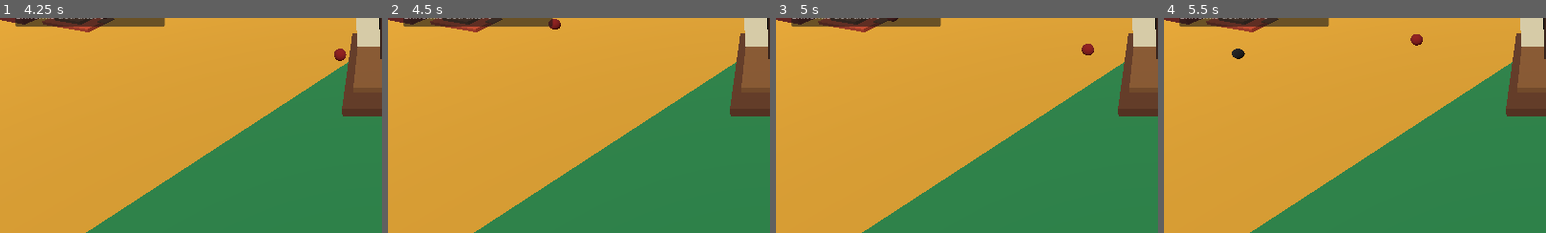
Above: before the commit, frames 1-4 (left to right).
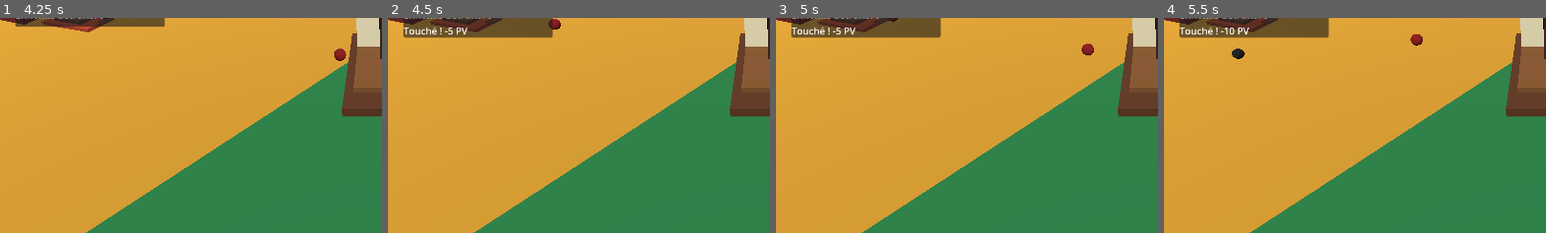
Above: after the commit, the same moments.

Repository: blou132/jeux-pirate
Game: Godot game, scene res://scenes/world/World.tscn
Two runs of this game, one before a commit and one after it. Both use one fixed random seed, a clock stepped at 60 frames per second and the inputs below.
Inputs (mouse positions are % of the whole screen's width and height, from its top left):
- Up to frame 1 (4.25 s): tap Enter at 0.5 s; move the mouse to (72, 45) at 0.52 s; hold D 0.53-1.25 s; hold Z 0.53-1.25 s; click (72, 45) at 0.67 s; drag from (30, 55) to (45, 70) at 1.27 s; move the mouse to (60, 28) at 2.02 s; hold D 2.03-2.75 s; tap E at 2.1 s; tap Space at 2.75 s; drag from (45, 70) to (20, 35) at 2.77 s; move the mouse to (80, 65) at 3.52 s; hold A from 3.53 s (still down); hold Q from 3.53 s (still down)
- Up to frame 2 (4.5 s): release A at 4.25 s; release Q at 4.25 s; drag from (20, 35) to (35, 25) at 4.27 s
- Up to frame 3 (5 s): no input
- Up to frame 4 (5.5 s): move the mouse to (55, 50) at 5.02 s; hold S from 5.03 s (still down); hold Z from 5.03 s (still down); click (55, 50) at 5.17 s
The pictures show only the part of the screen within x 0-50%, y 36-86%; the shares and areas given below are measured in that part.

Frame 1 is identical in both runs. In frame 2, 2.1% of the frame differs, in the area x 4-44%, y 3-10%; in frame 3, 2.1%; in frame 4, 2.1%.

Commit message:
feat: add player hit feedback

Diff:
--- a/scripts/boats/PlayerBoat.gd
+++ b/scripts/boats/PlayerBoat.gd
@@ -14,12 +14,14 @@
 @export var turn_speed: float = 1.7
 @export var hull_health_bonus_per_level: int = 25
 @export var sail_speed_bonus_per_level: float = 1.0
+@export var hit_feedback_cooldown: float = 0.8
 
 var health: int
 var current_speed: float = 0.0
 var _base_max_health: int
 var _base_max_forward_speed: float
 var _destroyed: bool = false
+var _hit_feedback_cooldown_remaining: float = 0.0
 
 
 func _ready() -> void:
@@ -33,6 +35,8 @@
 
 
 func _physics_process(delta: float) -> void:
+	_hit_feedback_cooldown_remaining = maxf(0.0, _hit_feedback_cooldown_remaining - delta)
+
 	if _destroyed:
 		current_speed = move_toward(current_speed, 0.0, drag * 2.0 * delta)
 		velocity = -global_transform.basis.z * current_speed
@@ -62,11 +66,14 @@
 	if _destroyed or health <= 0:
 		return
 
+	var previous_health := health
 	health = clampi(health - amount, 0, max_health)
 	health_changed.emit(health, max_health)
 
 	if health <= 0:
 		_handle_destroyed()
+	else:
+		_show_hit_feedback(previous_health - health)
 
 
 func repair(amount: int) -> int:
@@ -177,3 +184,14 @@
 	var hud := get_tree().get_first_node_in_group("hud")
 	if hud != null and hud.has_method("set_context_message"):
 		hud.set_context_message("Bateau détruit")
+
+
+func _show_hit_feedback(damage_taken: int) -> void:
+	if damage_taken <= 0 or _hit_feedback_cooldown_remaining > 0.0:
+		return
+
+	var hud := get_tree().get_first_node_in_group("hud")
+	if hud != null and hud.has_method("show_temporary_context_message"):
+		hud.show_temporary_context_message("Touché ! -%d PV" % damage_taken, 0.9)
+
+	_hit_feedback_cooldown_remaining = hit_feedback_cooldown
